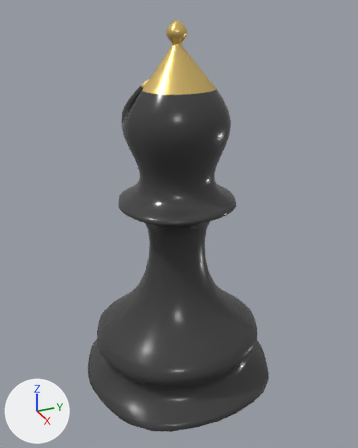
What one commit did to the glTF model app/src/main/assets/models/sade_b_b.glb.
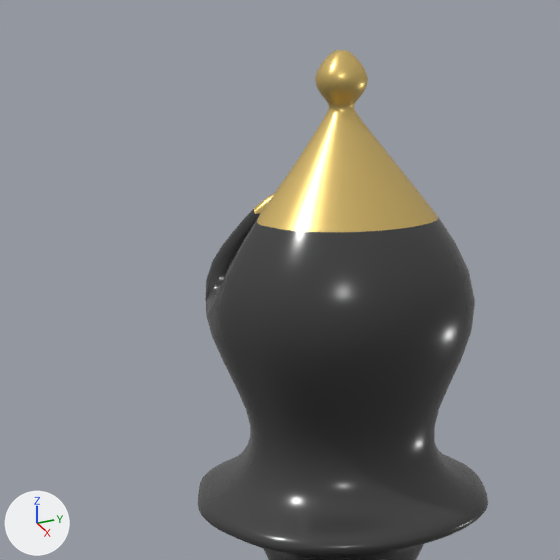
Each version appears first whole from a 50 mm lens placed at (1.021, -0.453, 0.944), pointed at (0.008, 0.003, 0.437), and next in a close-up on the part from 11% to 74% of the width and 0% to 51% of the height. The lights are fixed; the arrows at lower left show +X, +Y and +Z. The older version's two pictures come first. Vertices at exactly the same position are counted once.

The first close-up shows 'x'.
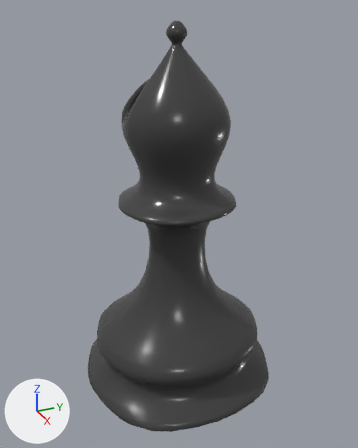
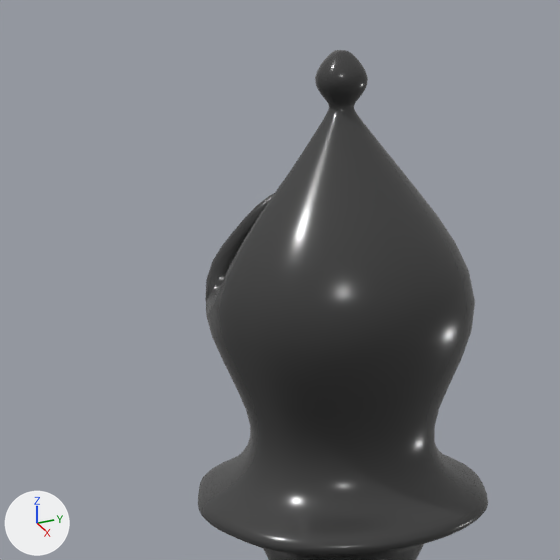
The newer file is also rescaled (x0.156) as a whole; pictures and numbers use the older file's frame.

Changed parts and their boxes [x1, y1, x2, y2] in the close-ups (560 x 560 px):
```json
{"part": 1, "of": "me_bishopleft_001_dark_0", "change": "recoloured", "before": [254, 50, 438, 232], "after": [254, 50, 438, 232], "on screen": "yellow to dark grey"}
```

Edits to the scene script, one JSON object a line:
```json
{"block": "me_bishopleft_001_dark_0", "where": "me_bishopleft_001_dark_0.from_pydata(...)  # 3442 vertices, 6880 faces; spans x -0.243..0.243, y -0.25..0.25, z 0.0..0.9"}
{"block": "me_bishopleft_001_dark_0", "where": "# used by ob_x; location = (0.0, 0.0, 0.0)"}
{"block": "me_bishopleft_001_dark_0", "change": "me_bishopleft_001_dark_0 part 1: 2293 faces spanning x -0.076..0.085, y -0.085..0.088, z 0.75..0.9 switch from mat_tepe_vurgu (yellow #ebcb7c) to mat_dark (dark grey #3d3d3d)"}
```
